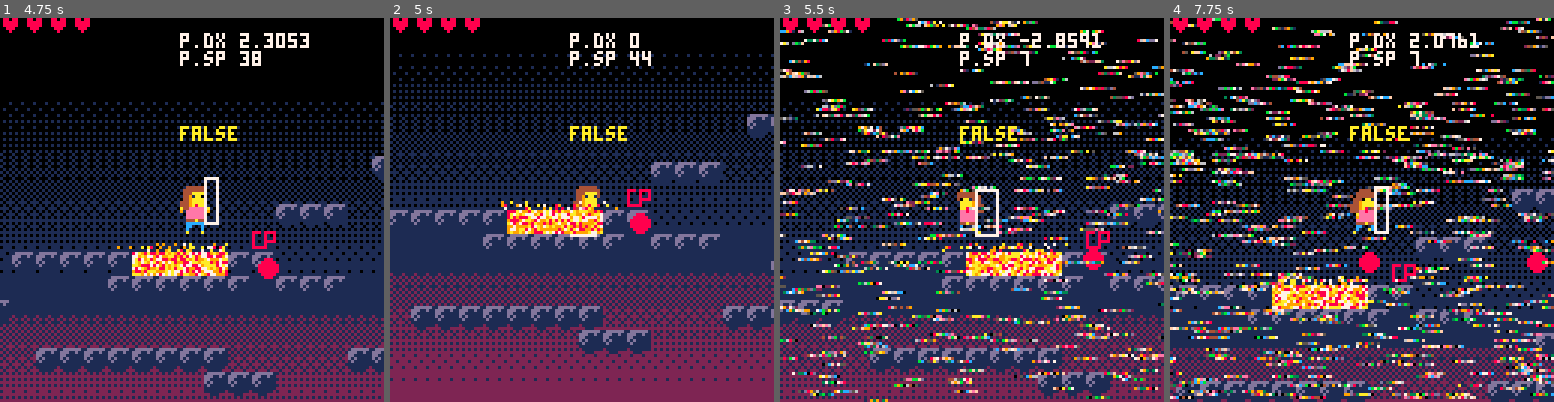
Above: before the commit, frames 1-4 (left to right).
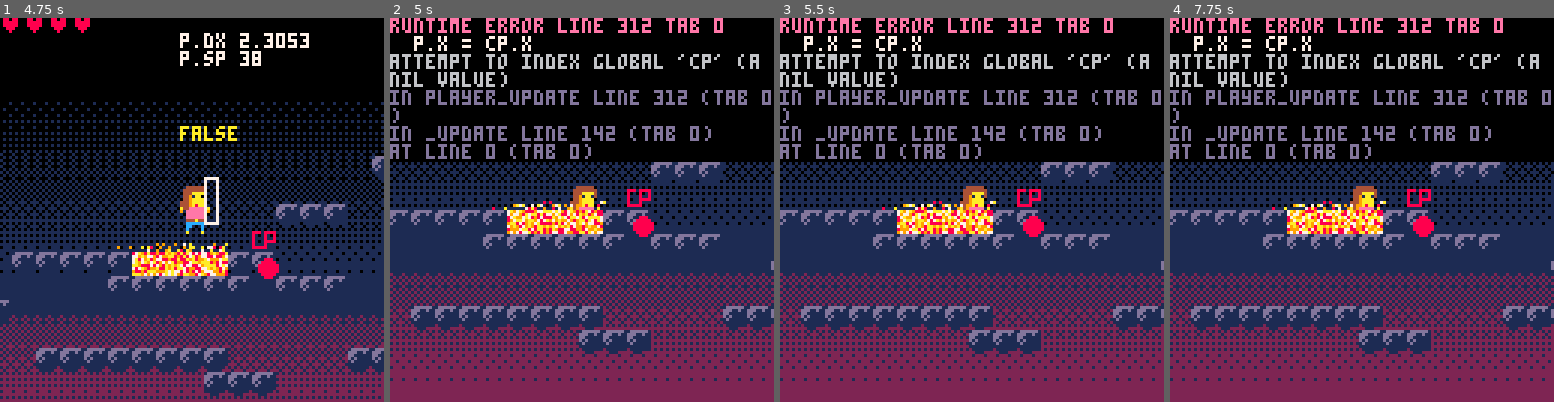
Above: after the commit, the same moments.

Repository: EmilieRobert33/SPOOKJAM
Game: PICO-8 cartridge spookjam.p8
The game is run twice, just before and just after one commit, with the same random seed, the same clock (stepped at 60 frames per second) and the same inputs.
Inputs:
- Up to frame 1 (4.75 s): tap X (X key) at 0.33, 1.07, 1.85, 2.97, 4.08 s; tap O (Z key) at 0.7, 1.7, 2.1, 2.5, 2.9, 3.3, 3.7, 4.1, 4.5 s; hold Right 1.6-2.1 s; hold Right 2.47-3.03 s; hold Left 3.08-3.58 s; hold Right 4.02-4.68 s
- Up to frame 2 (5 s): tap O (Z key) at 4.9 s
- Up to frame 3 (5.5 s): hold Left from 5.08 s (still down); tap X (X key) at 5.2 s; tap O (Z key) at 5.3 s
- Up to frame 4 (7.75 s): release Left at 5.68 s; tap O (Z key) every 0.4 s from 5.7 to 7.7 s; hold Right 6.08-6.58 s; tap X (X key) at 6.32, 7.43 s; hold Right 6.63-7.13 s; hold Right from 7.5 s (still down)

Frame 1 is identical in both runs. In frame 2, 17% of the frame differs, in the area x 0-100%, y 0-58%; in frame 3, 45%; in frame 4, 52%, in the area x 0-100%, y 0-100%.
Error after the commit: runtime error line 312 tab 0; p.x = cp.x; attempt to index global 'cp' (a nil value)

Commit message:
checkpoint

Diff:
--- a/spookjam.p8
+++ b/spookjam.p8
@@ -310,12 +310,17 @@
 	check_collision_rl()
 
 	--if player collide with lava
-	if(collide_with(p,3)) p.mort=true
-
+	if(collide_with(p,3)) then
+		p.mort=true
+		p.x = cp.x
+		p.y = cp.y
+		p.mask = cp.mask
+		p.life = cp.life
+	end
 	--if player collides with cp save
 	if(collide_with(p,4)) then
 		p.cp=true
-		local cp ={}
+	 cp ={}
 		cp.x = p.x
 		cp.y = p.y
 		cp.mask = p.mask
@@ -906,7 +911,7 @@
 0000000000000000000000000000000000000000000000000000000000000000000000404040000000000000000000000000000000000000000000000000000000000000000000000000000000000000000000000000000000000000000000000000000000000000000000000000000000000000000000000000000000000000
 0000000000000000000000000000000000000000000000000040404000004040400000000050004040000000000000000000000000000000000000000000000000000000000000000000000000000000000000000000000000000000000000000000000000000000000000000000000000000000000000000000000000000000
 0000000000000000000000000000000000000000000000000000000000000000000000000050090909090950505050000000000000000000000000000000000000000000000000000000000000000000000000000000000000000000000000000000000000000000000000000000000000000000000000000000000000000000
-0000000000000000000000000000000000000000004040400000000000000000000000000050505050505050000050000000000000000000000000000000000000000000000000000000000000000000000000000000000000000000000000000000000000000000000000000000000000000000000000000000000000000000
+0000000000000000000000000000000000000000004040400000000000000000000000000050525252525250000050000000000000000000000000000000000000000000000000000000000000000000000000000000000000000000000000000000000000000000000000000000000000000000000000000000000000000000
 4000000000000000000000000000000000000000600000000000000000000000000000000000000000000000000050090950000000404040000000000000000000000000000000000000000000000000000000000000000000000000000000000000000000000000000000000000000000000000000000000000000000000000
 4040404040400000000040404040400909090940400000000000000000000000000000000000000000000000000050504040400000000000000000000000000000000000000000000000000000000000000000000000000000000000000000000000000000000000000000000000000000000000000000000000000000000000
 0000000000000000000000000000405252525240004040400000000000000000000000000000000000000000000000000000000000000000000000000000000000000000000000000000000000000000000000000000000000000000000000000000000000000000000000000000000000000000000000000000000000000000
